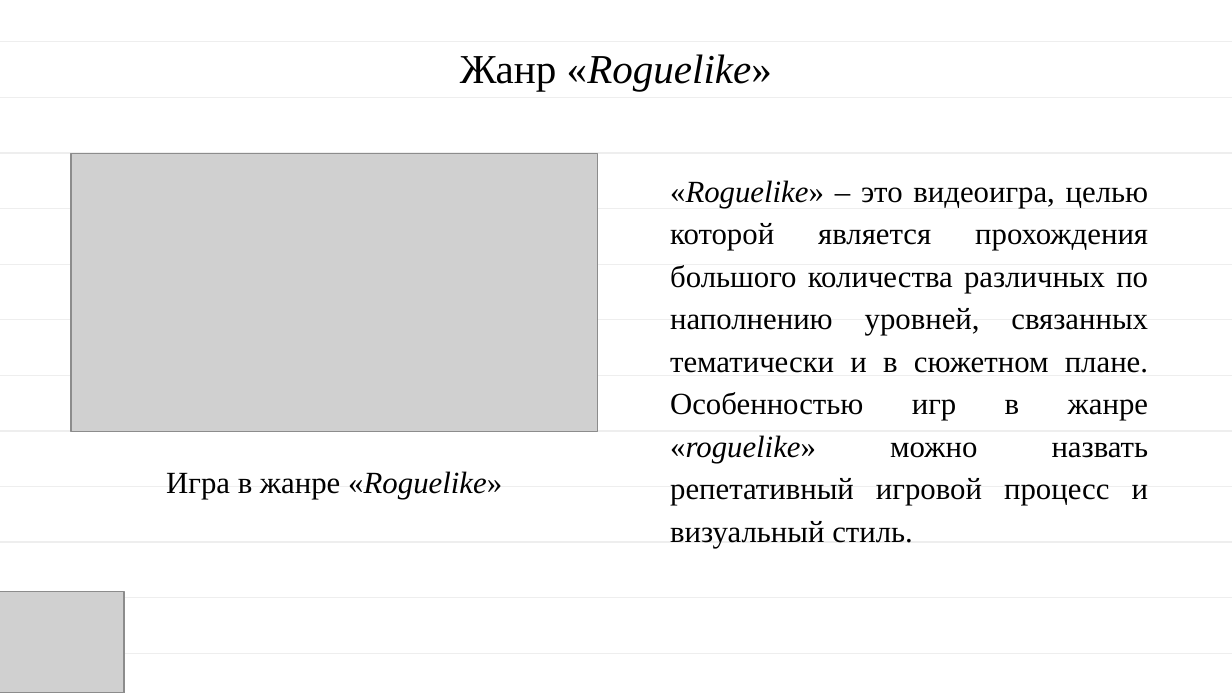
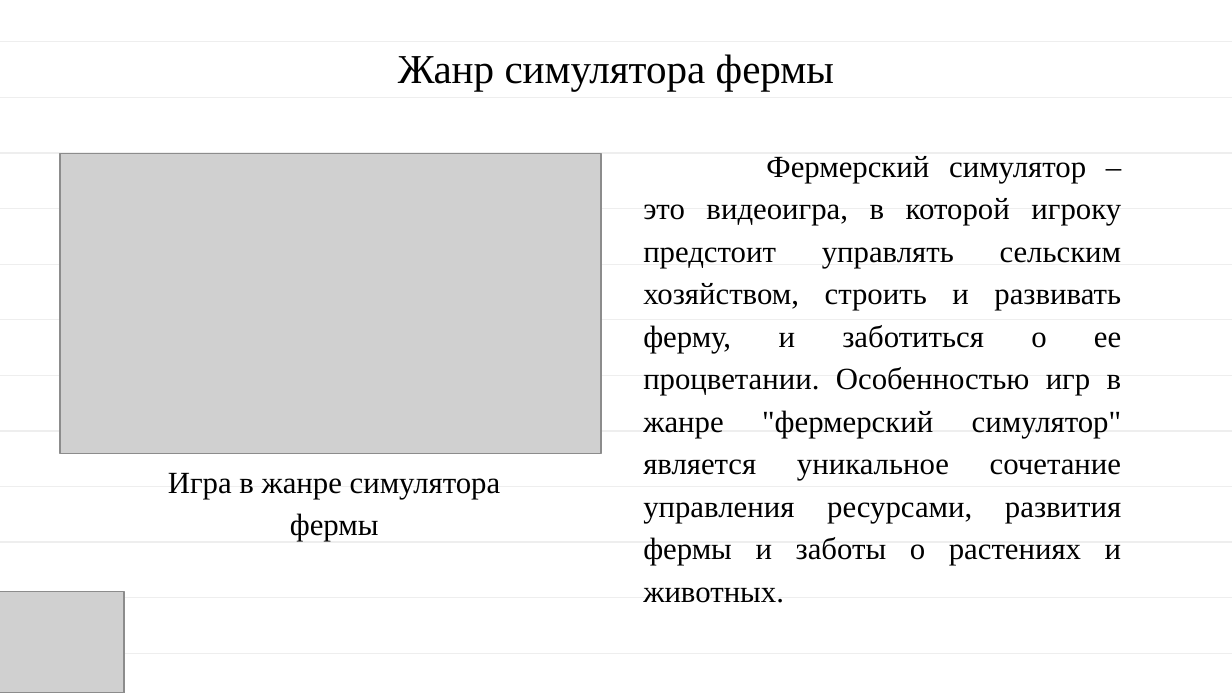
Before and after one commit to MAZUTA89/Farmer-s-Valley, a slide deck: slide 3 of ДипломДокументы/Преддипломная практика/Преддипломная практика/Презентация практика.pptx. Drawn at 1232x693 pixels with LibreOffice and Linux fonts; fonts in the diff are those of the drawing; grey boxes stand for pictures. Boxes give left, top, right and bottom in pixels: in the first picture for what was removed or moved away, otherwise in the second. Text is boxed around its words. In the diff, an @@ line names an element or a change of style, - is before the commit and + after.

```diff
--- a/ДипломДокументы/Преддипломная практика/Преддипломная практика/Презентация практика.pptx
+++ b/ДипломДокументы/Преддипломная практика/Преддипломная практика/Презентация практика.pptx
@@ text at [398,54,834,91]: text changed; italic off @@
-Жанр «Roguelike»
+Жанр симулятора фермы
@@ picture: place and size @@
-picture at [71,154,598,431]
+picture at [60,154,601,453]
@@ subtitle at [643,156,1122,603]: text changed @@
-«Roguelike» ‒ это видеоигра, целью которой является прохождения большого количества различных по наполнению уровней, связанных тематически и в сюжетном плане. Особенностью игр в жанре «roguelike» можно назвать репетативный игровой процесс и визуальный стиль.
+Фермерский симулятор – это видеоигра, в которой игроку предстоит управлять сельским хозяйством, строить и развивать ферму, и заботиться о ее процветании. Особенностью игр в жанре "фермерский симулятор" является уникальное сочетание управления ресурсами, развития фермы и заботы о растениях и животных.
@@ subtitle at [168,472,501,541]: text changed @@
-Игра в жанре «Roguelike»
+Игра в жанре симулятора фермы
```
Also in this commit, not shown: 6 other slides changed, 14 other files.
